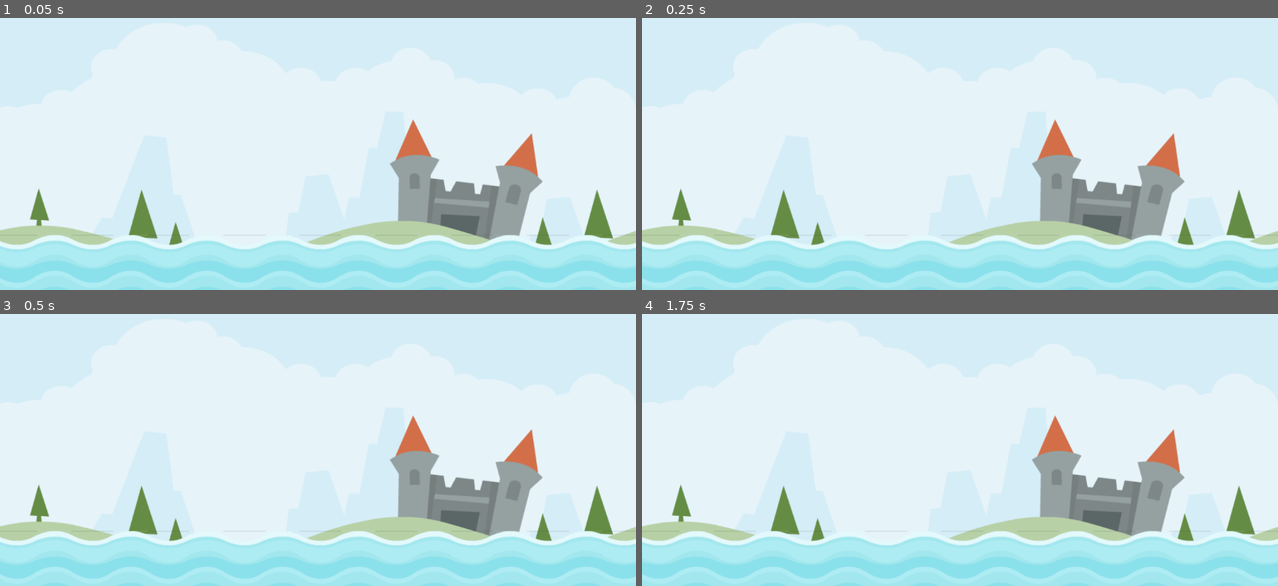
Above: before the commit, frames 1-4 (two rows, left to right).
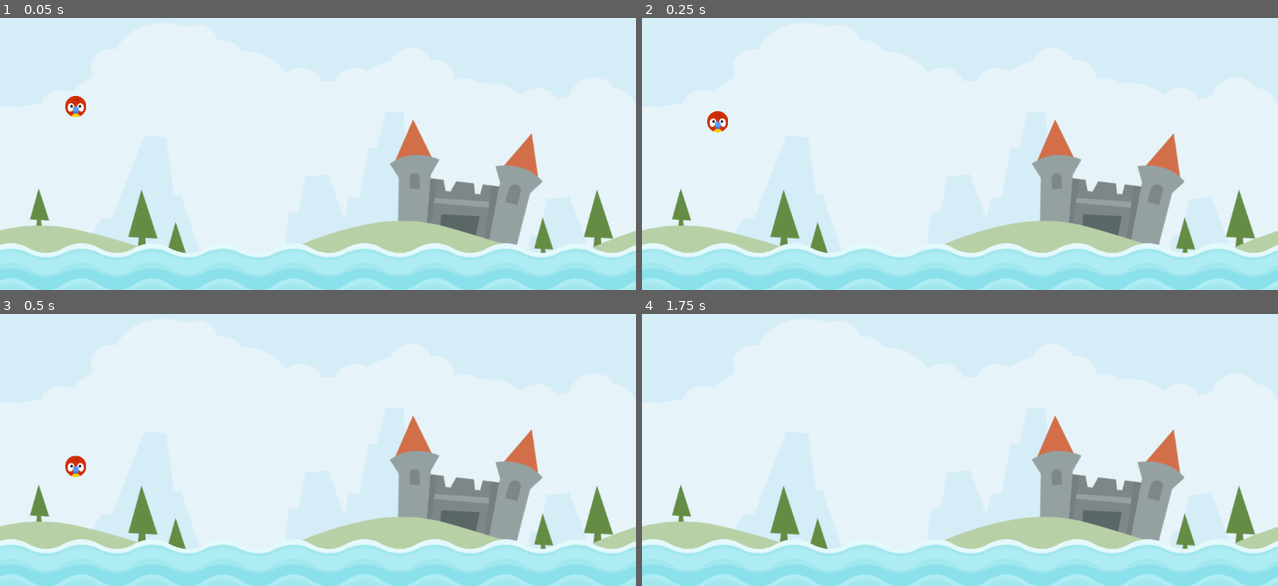
Above: after the commit, the same moments.

Repository: Danielle-Luz/Angry-animals-game
Game: Godot game, scene res://scenes/level/level.tscn
Two runs of this game, one before a commit and one after it. Both use one fixed random seed, a clock stepped at 60 frames per second and the inputs below. Before the commit the project has no main scene; this scene is started directly in both runs.
Inputs:
- Up to frame 1 (0.05 s): no input
- Up to frame 2 (0.25 s): no input
- Up to frame 3 (0.5 s): no input
- Up to frame 4 (1.75 s): tap Enter at 1.25 s

The runs differ from the first frame. In frame 1, 7.4% of the frame differs, in the area x 0-100%, y 28-100%; in frame 2, 7.4%; in frame 3, 7.4%, in the area x 0-100%, y 52-100%; in frame 4, 7.2%.

Commit message:
feat: created animal scene and modified water scene

Diff:
--- a/project.godot
+++ b/project.godot
@@ -11,6 +11,7 @@
 [application]
 
 config/name="Angry animals"
+run/main_scene="res://scenes/level/level.tscn"
 config/features=PackedStringArray("4.3", "Mobile")
 config/icon="res://icon.svg"
 
--- /dev/null
+++ b/scenes/animal/animal.tscn
@@ -0,0 +1,18 @@
+[gd_scene load_steps=3 format=3 uid="uid://yomdg4x838w0"]
+
+[ext_resource type="Texture2D" uid="uid://ckig0asxmpm4r" path="res://assets/icon.svg" id="1_3bdqr"]
+
+[sub_resource type="CircleShape2D" id="CircleShape2D_w5vm4"]
+radius = 64.0078
+
+[node name="Animal" type="RigidBody2D"]
+
+[node name="Sprite2D" type="Sprite2D" parent="."]
+position = Vector2(19.2, 20.2)
+scale = Vector2(0.3, 0.3)
+texture = ExtResource("1_3bdqr")
+
+[node name="CollisionShape2D" type="CollisionShape2D" parent="."]
+position = Vector2(19.2, 20.2)
+scale = Vector2(0.3, 0.3)
+shape = SubResource("CircleShape2D_w5vm4")
--- a/scenes/level/level.tscn
+++ b/scenes/level/level.tscn
@@ -1,7 +1,8 @@
-[gd_scene load_steps=3 format=3 uid="uid://wig1byfqhgnb"]
+[gd_scene load_steps=4 format=3 uid="uid://wig1byfqhgnb"]
 
 [ext_resource type="Texture2D" uid="uid://cvb1vu8r1uucd" path="res://assets/assets/scene/colored_castle.png" id="1_2d0v5"]
 [ext_resource type="PackedScene" uid="uid://xqb7ohki5pxg" path="res://scenes/water/water.tscn" id="2_e8ddf"]
+[ext_resource type="PackedScene" uid="uid://yomdg4x838w0" path="res://scenes/animal/animal.tscn" id="3_4ku7u"]
 
 [node name="Level" type="Node2D"]
 
@@ -14,4 +15,7 @@
 position = Vector2(174, 371)
 
 [node name="Water" parent="." instance=ExtResource("2_e8ddf")]
-position = Vector2(-4, 30)
+position = Vector2(-4, 41)
+
+[node name="Animal" parent="." instance=ExtResource("3_4ku7u")]
+position = Vector2(118, 294)
--- a/scenes/water/water.tscn
+++ b/scenes/water/water.tscn
@@ -12,11 +12,11 @@
 
 [node name="Sprite2D" type="Sprite2D" parent="."]
 texture_repeat = 2
-position = Vector2(966, 583)
-scale = Vector2(1.07422, 1.01172)
+position = Vector2(499, 586)
+scale = Vector2(1, 1)
 texture = ExtResource("2_m0478")
 region_enabled = true
-region_rect = Rect2(0, 0, 1800, 128)
+region_rect = Rect2(0, 0, 1400, 128)
 
 [node name="CollisionShape2D" type="CollisionShape2D" parent="."]
 position = Vector2(576, 590)
